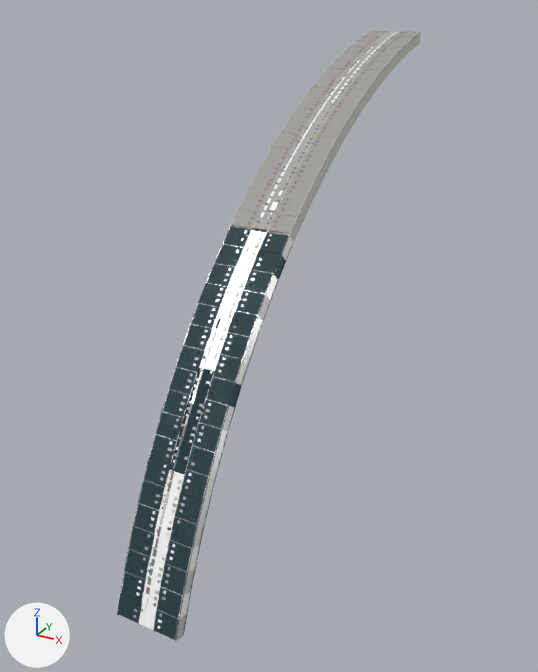
The glTF model ship/3d/models/chunks/xuanshu_interior_C38.glb: old version first, new version second.
Rendered twice from a 50 mm camera at (311.1, -286.4, 196.3) aimed at (218.5, -118.0, 112.1). Lighting does not change. The marker at lower left points along +X, +Y and +Z. The first picture is the older version. Where no turn or scale is listed for an object, it has been applied to the vertices. Vertices at exactly the same position are counted once.

The first picture shows 'UNIT-HAB-006_S0'.
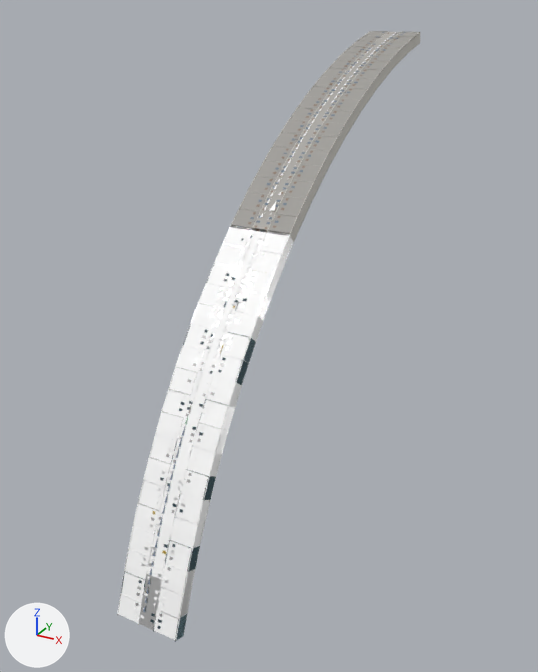
Pixel boxes (x1, y1, x2, y2) of what changed, in the pictures (538 x 672 px; the box of a moved part takes in the faces that stretch with it):
```json
{"part": 1, "of": "me_unit_hab_006_s0", "change": "deleted", "before": [143, 32, 397, 612]}
{"part": 2, "of": "me_unit_hab_006_s0", "change": "moved or reshaped", "before": [144, 32, 398, 613], "after": [143, 32, 398, 612]}
{"part": 3, "of": "me_unit_hab_006_s0", "change": "recoloured", "before": [121, 273, 247, 629], "after": [121, 273, 247, 629]}
{"part": 4, "of": "me_unit_hab_006_s0", "change": "recoloured", "before": [124, 235, 255, 618], "after": [124, 235, 255, 618]}
{"part": 5, "of": "me_unit_hab_006_s0", "change": "recoloured", "before": [144, 238, 243, 642], "after": [144, 238, 243, 642]}
{"part": 6, "of": "me_unit_hab_006_s0", "change": "recoloured", "before": [117, 227, 291, 640], "after": [117, 227, 291, 640]}
{"part": 7, "of": "me_unit_hab_006_s0", "change": "recoloured", "before": [117, 253, 281, 635], "after": [117, 253, 281, 635]}
{"part": 8, "of": "me_unit_hab_006_s0", "change": "recoloured", "before": [137, 244, 293, 631], "after": [137, 244, 293, 631]}
```

Scene script edits in JSON lines:
```json
{"block": "me_unit_hab_006_s0", "where": "# used by ob_unit_hab_006_s0; location = (0.0, 0.0, 0.0)"}
{"op": "remove", "block": "me_unit_hab_006_s0", "code": "me_unit_hab_006_s0.from_pydata(...)  # 36314 vertices, 33081 faces; spans x 212.3..229.6, y -183.0..-37.0, z 61.1..189.6"}
{"op": "add", "block": "me_unit_hab_006_s0", "code": "me_unit_hab_006_s0.from_pydata(...)  # 34368 vertices, 29686 faces; spans x 212.3..229.6, y -183.0..-37.0, z 61.1..189.6"}
{"block": "me_unit_hab_006_s0", "change": "me_unit_hab_006_s0 part 1: 198 loose pieces with 819 vertices, spanning x 218.0..224.0, y -181.9..-38.4, z 65.3..189.4, are deleted"}
{"block": "me_unit_hab_006_s0", "change": "me_unit_hab_006_s0 part 2: 2076 vertices moved from x 212.6..229.4, y -182.3..-38.6, z 64.3..187.5 to x 212.6..229.4, y -180.8..-38.6, z 64.5..187.5; 2562 vertices removed from x 216.8..224.0, y -182.3..-38.3, z 63.6..189.4; 1530 vertices added at x 218.0..224.0, y -182.2..-38.1, z 63.7..189.5"}
{"block": "me_unit_hab_006_s0", "change": "me_unit_hab_006_s0 part 3: 314 faces spanning x 212.5..229.5, y -182.6..-93.8, z 63.1..169.1 switch from mat_hi_paint (white #ffffff) to mat_hi_glass (dark cyan #27383e)"}
{"block": "me_unit_hab_006_s0", "change": "me_unit_hab_006_s0 part 4: 171 faces spanning x 212.6..229.5, y -181.2..-97.8, z 63.3..166.6 switch from mat_hi_steel (white #ffffff) to mat_hi_glass (dark cyan #27383e)"}
{"block": "me_unit_hab_006_s0", "change": "me_unit_hab_006_s0 part 5: 263 faces spanning x 212.5..229.5, y -183.0..-94.7, z 61.1..168.5 switch from mat_hi_dksteel (white #ffffff) to mat_hi_glass (dark cyan #27383e)"}
{"block": "me_unit_hab_006_s0", "change": "me_unit_hab_006_s0 part 6: 495 faces spanning x 212.3..229.6, y -182.9..-93.7, z 61.5..169.0 switch from mat_hi_glass (dark cyan #27383e) to mat_hi_paint (white #ffffff)"}
{"block": "me_unit_hab_006_s0", "change": "me_unit_hab_006_s0 part 7: 132 faces spanning x 212.4..229.6, y -183.0..-93.7, z 61.1..169.0 switch from mat_hi_glass (dark cyan #27383e) to mat_hi_steel (white #ffffff)"}
{"block": "me_unit_hab_006_s0", "change": "me_unit_hab_006_s0 part 8: 180 faces spanning x 212.4..229.6, y -183.0..-93.6, z 61.1..168.9 switch from mat_hi_glass (dark cyan #27383e) to mat_hi_dksteel (white #ffffff)"}
{"block": "me_unit_hab_006_s0", "change": "other edits to the shape of me_unit_hab_006_s0 do not show in these pictures"}
```
